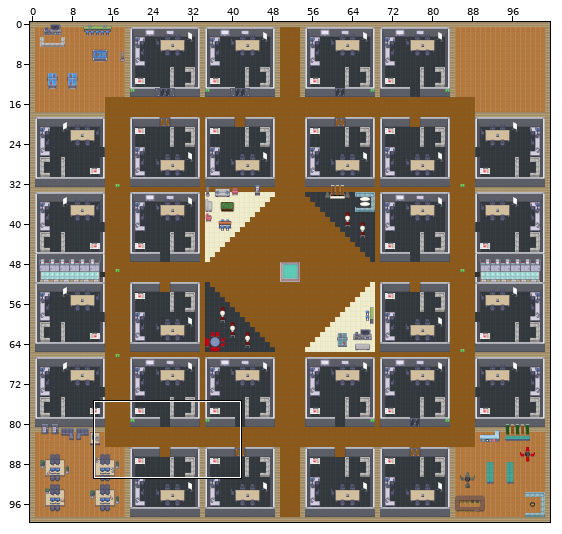
Tiled map (JSON): tda_Teams.tmj. The first picture is a wide view before the edit; the outline marks the close-up.
Close-up. Before the commit:
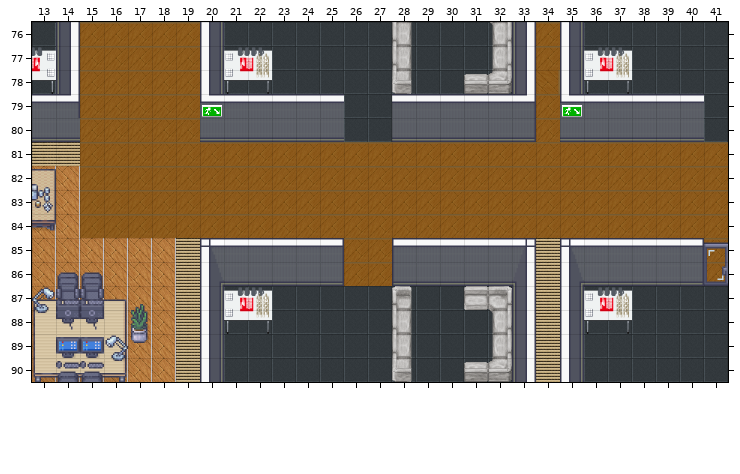
Cells are 32x32 px. Shown: x 13..41, y 76..90. The commit also changed other parts of the map, which this record leaves out.
And afterwards:
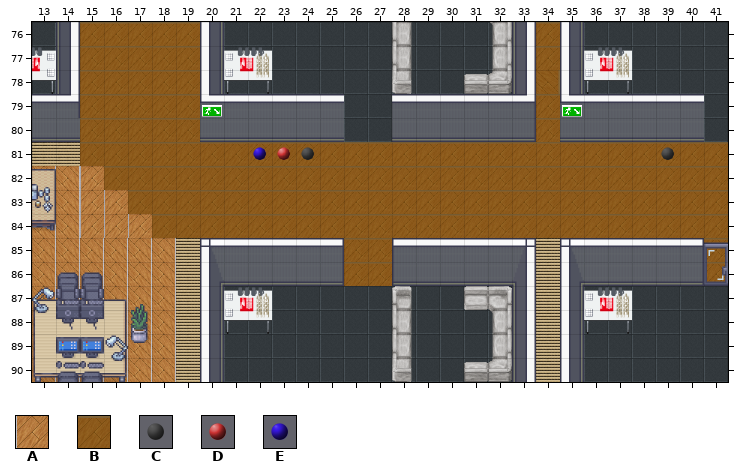
Key: from "Chunk 1": A 5, B 7, C 11, D 17, E 18.
_ is an empty cell, . an unchanged one.
The edit:
--- layer "floor"
@@ x 15..17 @@
-82 B..
-83 BB.
-84 BBB
+82 A..
+83 AA.
+84 AAA
--- layer "aboveFloor"
@@ x 22..39 @@
-81 ___.............._
+81 EDC..............C
